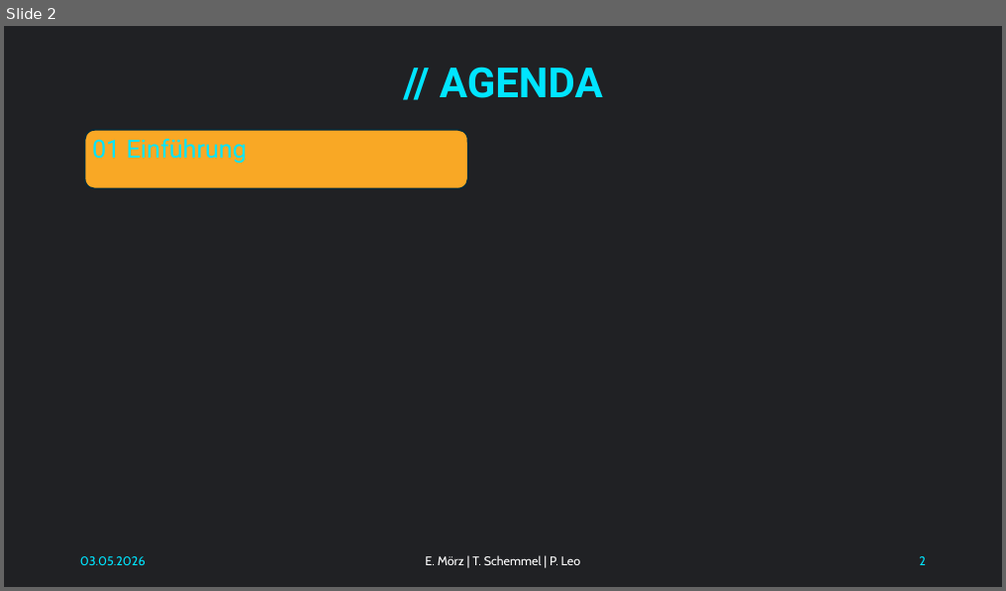
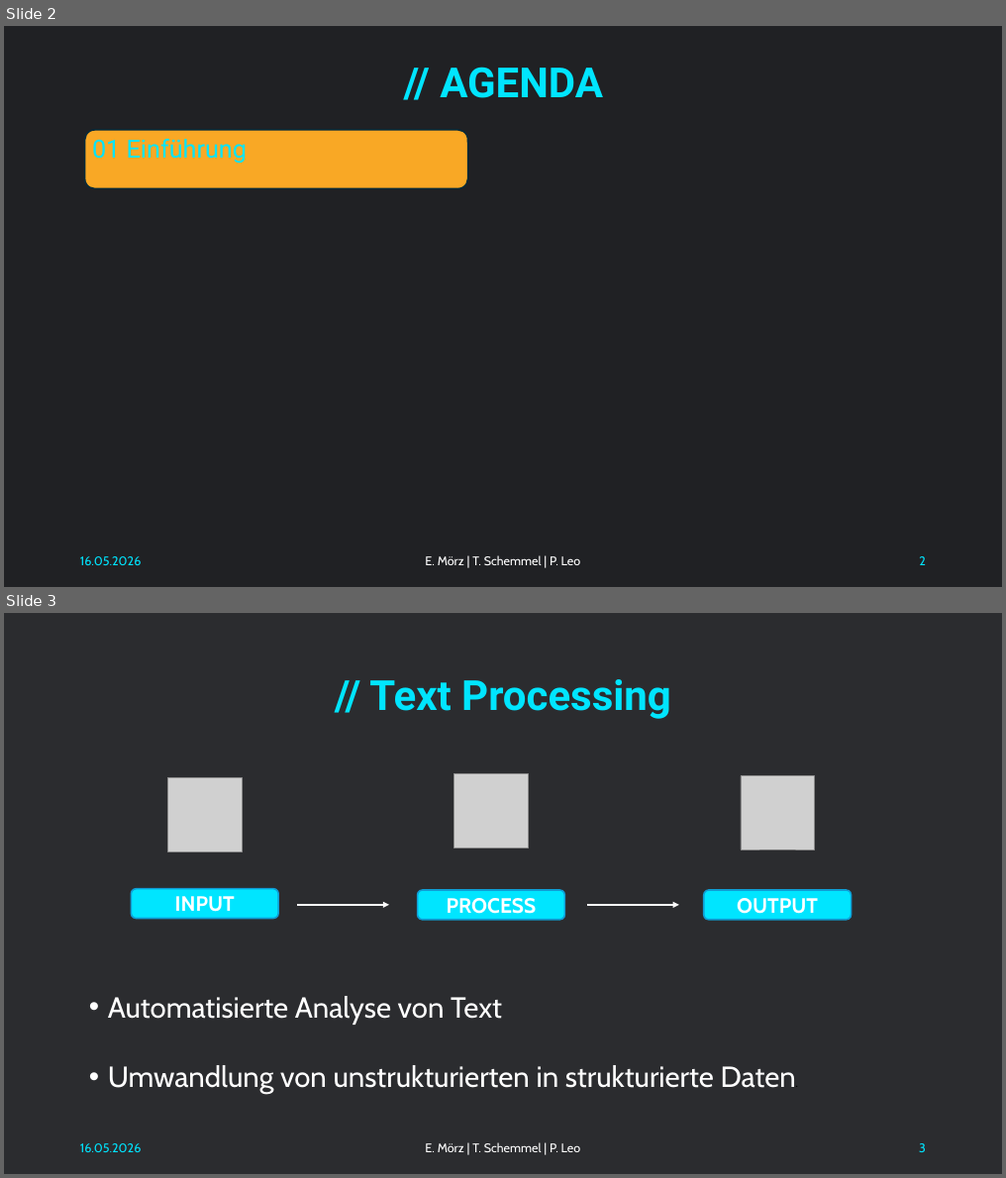
Before and after one commit to NachtsternBuild/little-barcode, a slide deck: docs/Präsentation.pptx. Shown one above the other, each under a label of ours: slide 2 before the commit, slides 2 and 3 after it. The pictures are 1006x591 and 1006x1178 pixels, drawn with LibreOffice and Linux fonts; fonts in the diff are those of the drawing; grey boxes stand for pictures. Boxes give left, top, right and bottom in pixels: in the first picture for what was removed or moved away, otherwise in the second. Text is boxed around its words. In the diff, an @@ line names an element or a change of style, - is before the commit and + after.

```diff
--- a/docs/Präsentation.pptx
+++ b/docs/Präsentation.pptx
@@ slide 3 added at (4,613,1002,1174), background #202124 at 95% opacity @@
@@ title added at (369,679,671,719), 40 pt, text #00E5FF, bold @@
+// Text Processing
@@ picture added at (168,778,242,852) @@
@@ picture added at (454,774,528,848) @@
@@ picture added at (741,776,814,850) @@
@@ rounded rectangle added at (132,889,279,919), fill #00E5FF, outline #0F9ED5 1.5 pt, 20 pt, text #FFFFFF, bold @@
+INPUT
@@ arrow added from (297, 905) to (389, 905), #FFFFFF 1.5 pt @@
@@ rounded rectangle added at (417,890,564,919), fill #00E5FF, outline #0F9ED5 1.5 pt, 20 pt, text #FFFFFF, bold @@
+PROCESS
@@ arrow added from (587, 905) to (679, 905), #FFFFFF 1.5 pt @@
@@ rounded rectangle added at (704,890,851,919), fill #00E5FF, outline #0F9ED5 1.5 pt, 20 pt, text #FFFFFF, bold @@
+OUTPUT
@@ text added at (108,996,796,1094), 28 pt, text #FFFFFF @@
+• Automatisierte Analyse von Text
+• Umwandlung von unstrukturierten in strukturierte Daten.
@@ text added at (80,1144,142,1153), 12 pt, text #00E5FF @@
+16.05.2026
@@ text added at (425,1143,581,1153), 12 pt, text #FFFFFF @@
+E. Mörz | T. Schemmel | P. Leo
@@ page number added at (919,1144,926,1153), 12 pt, text #00E5FF @@
+3
@@ slide 2 changed as well @@
@@ text at (80,557,142,566): text changed @@
-03.05.2026
+16.05.2026
```
Also in this commit, not shown: 8 other slides changed, 16 other slides added.
